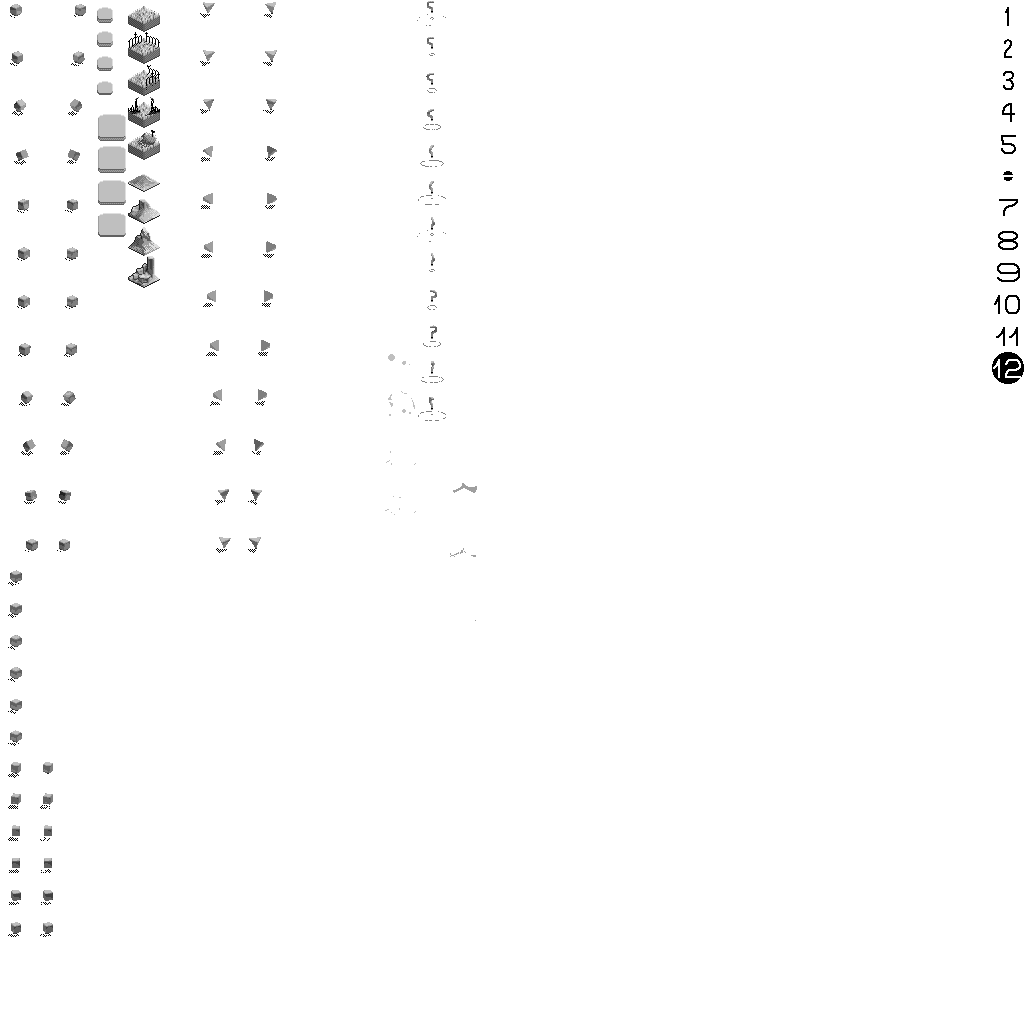
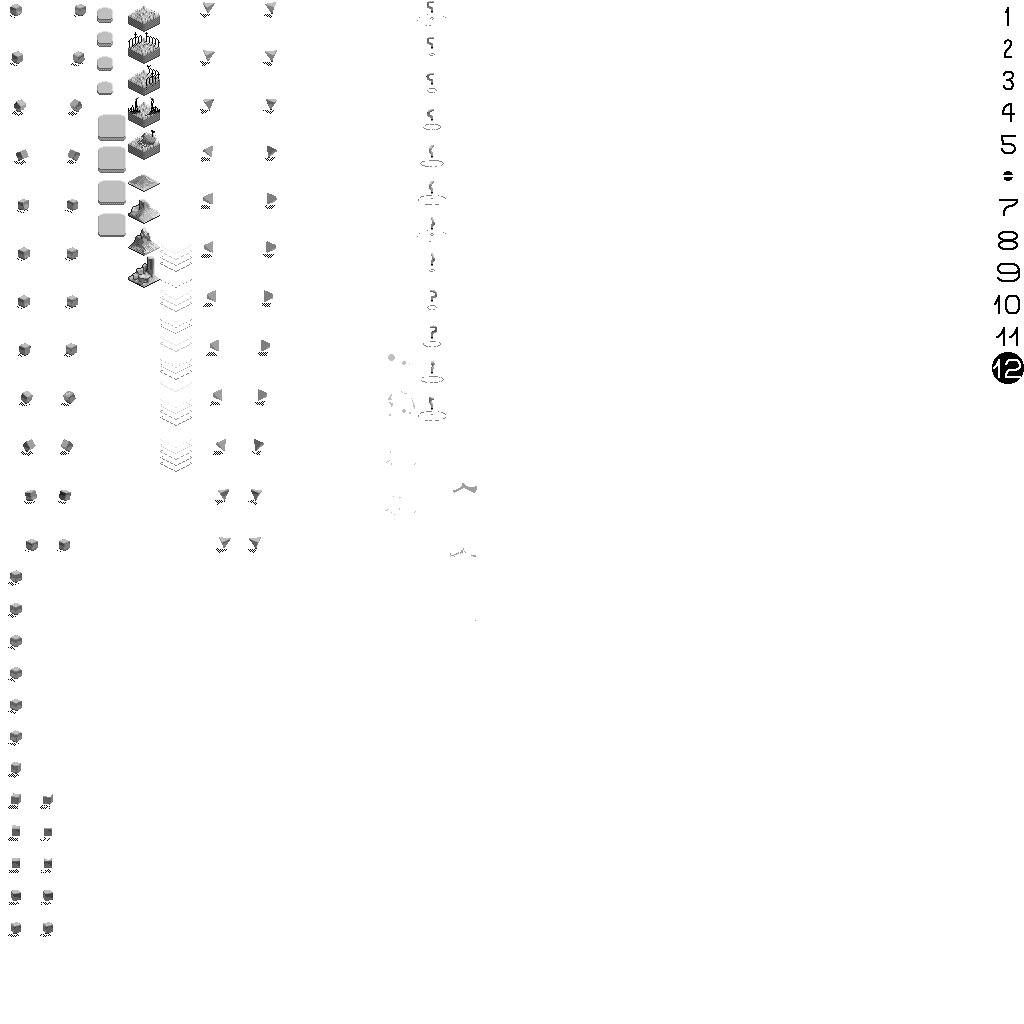
Revision of a layered 1024 × 1024 image; what changed, layer by layer:
pixels changed over (43, 244, 192, 860) (layer not identified)
